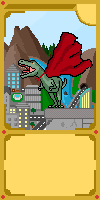
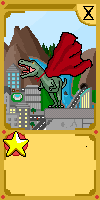
Revision of a layered 100 x 200 image; what changed, layer by layer:
added layer "4:polivalente" above "10" over [3, 131, 87, 157]
added layer "10" above "Capa de pintura 1" over [83, 6, 94, 20]
painted on "Capa de pintura 1" over [3, 6, 94, 157]
